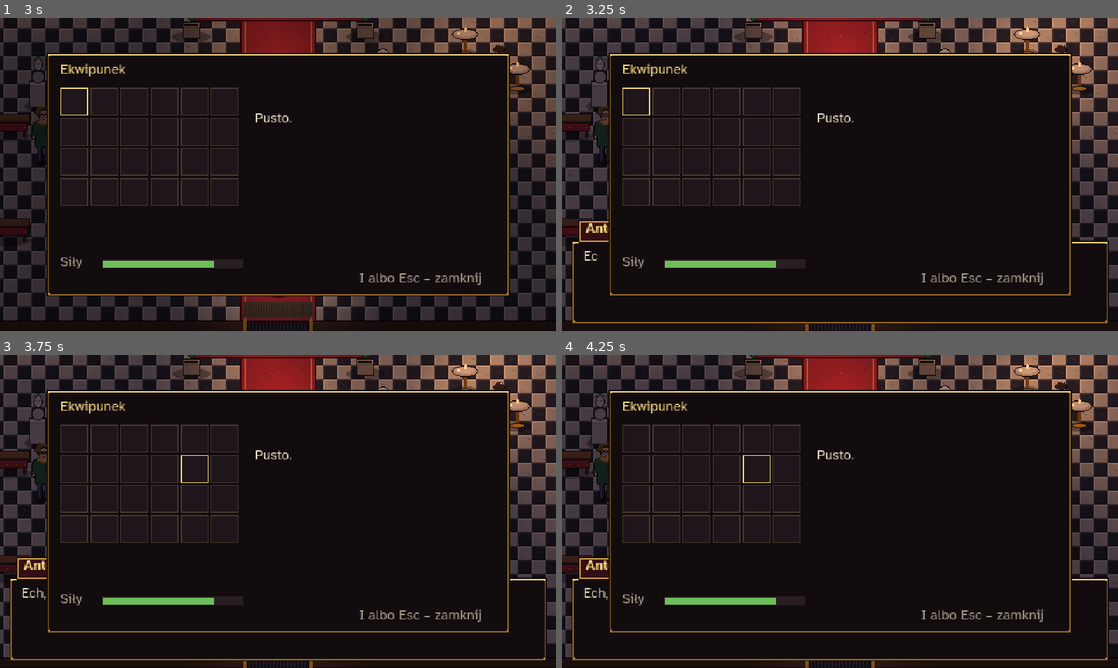
Above: before the commit, frames 1-4 (two rows, left to right).
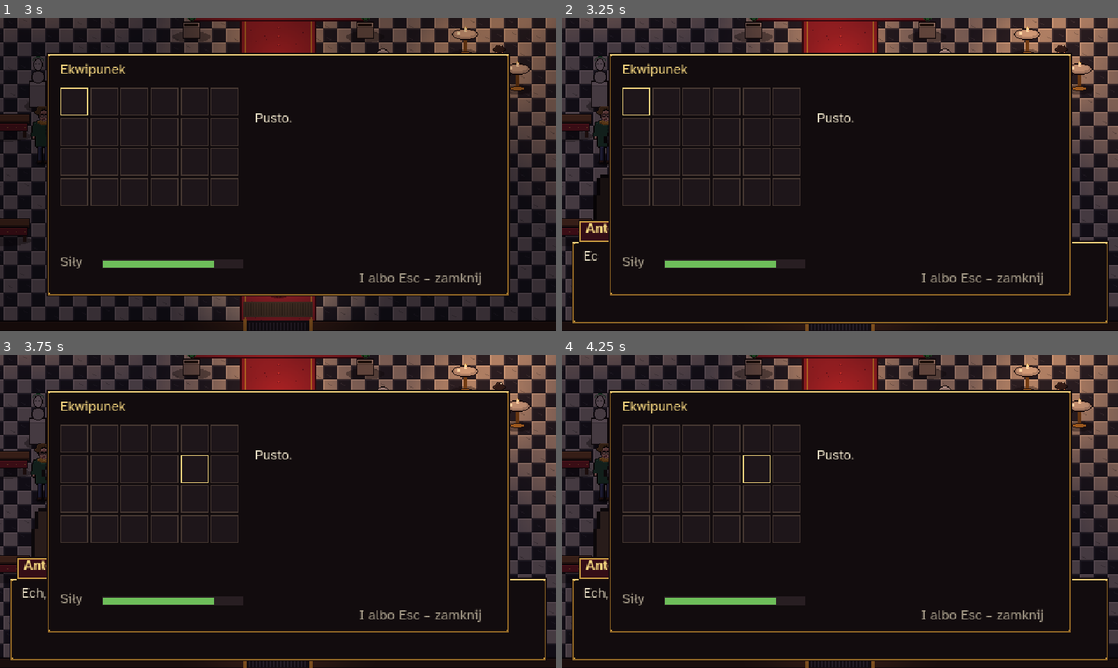
Above: after the commit, the same moments.

Repository: Jonaszq/Antrakt
Game: Godot game, scene res://sceny/scena1/scena1.tscn
The game is run twice, just before and just after one commit, with the same random seed, the same clock (stepped at 60 frames per second) and the same inputs. This scene is started directly instead of the project's main scene.
Inputs (mouse positions are in pixels of both pictures, inside the frame that each line leads up to):
- Up to frame 1 (3 s): tap Enter at 0.5, 1.35 s; move the mouse to (250, 237) at 0.52 s; hold W 0.53-2.03 s; tap E at 0.6 s; click (250, 237) at 0.67 s; tap Space at 0.77, 1.25, 1.52 s; move the mouse to (444, 221) at 1.27 s; move the mouse to (111, 127) at 2.02 s; hold A from 2.03 s (still down); tap Keypad Enter at 2.1 s; move the mouse to (305, 174) at 2.77 s; tap I at 2.85 s; click (305, 174) at 2.92 s
- Up to frame 2 (3.25 s): keep holding A; tap Space at 3.02 s
- Up to frame 3 (3.75 s): move the mouse to (194, 433) at 3.52 s; release A at 3.53 s; hold S from 3.53 s (still down); tap Tab at 3.6 s
- Up to frame 4 (4.25 s): keep holding S; tap Space at 3.77 s

Frame 1 is identical in both runs. In frame 2, 0.2% of the frame differs, in the area x 5-9%, y 37-65%; in frame 3, 0.2%, in the area x 5-9%, y 36-65%; in frame 4, 0.2%.

Commit message:
Popiersia postaci nad ramką dialogu: Antoni po lewej, rozmówca po prawej
Co-Authored-By: Claude Opus 5.5 (1M context) <noreply@anthropic.com>
Claude-Session: https://claude.ai/code/session_014oWZkKYyLXK48JVtFv94ZU

Diff:
--- a/ui/dialog.gd
+++ b/ui/dialog.gd
@@ -8,6 +8,10 @@
 ##     add_child(dialog)
 ##     await dialog.pokaz([["Ania", "Adrian, odezwij się."], ["Antoni", "Hm."]])
 ## Pusty mówca ("") to narracja bez ramki z imieniem.
+##
+## Nad ramką stoją popiersia jak w Ruined Kingu: Antoni po lewej, rozmówca po prawej.
+## Kto mówi, ten jest jasny i lekko wysunięty, drugi przyciemniony. Gdy w rozmowie
+## jest kilku rozmówców (np. Lis i Wolski), prawe popiersie zmienia się na mówiącego.
 
 signal skonczony
 
@@ -21,6 +25,17 @@
 	"Zenon": ["m", 0.78], "Starszy pan": ["m", 0.8], "Elegancka pani": ["k", 0.98], "Student": ["m", 1.14],
 }
 const CO_ILE_LITER := 3
+
+## Mówca -> folder postaci w postacie/. Popiersie to górna część pierwszej klatki
+## arkusza powiększona 3 razy. Jeśli w folderze jest portret.png, gra bierze go zamiast.
+const PORTRETY := {
+	"Antoni": "antoni", "Ania": "ania", "Wolski": "wolski", "Lis": "bogdan", "Bogdan": "bogdan",
+	"Marta": "marta", "Irena": "irena", "Halina": "halina", "Zenon": "zenon",
+	"Starszy pan": "gosc_pan", "Elegancka pani": "gosc_pani", "Student": "gosc_student",
+}
+const POPIERSIE := Rect2(0, 0, 40, 38)  # wycinek klatki: głowa i ramiona
+const POWIEKSZENIE := 3.0
+const CIEN := Color(0.38, 0.36, 0.44)  # kolor popiersia, które milczy
 
 ## Większe od zera: kwestie przechodzą same po tylu sekundach (w filmikach).
 var auto := 0.0
@@ -39,12 +54,18 @@
 var _glos: AudioStreamPlayer
 var _glosy := {}
 var _ostatnia_litera := 0
+var _lewy: TextureRect
+var _prawy: TextureRect
+var _portrety_wlaczone := false
 
 
 func _ready() -> void:
 	layer = 20
 	scale = Gra.SKALA_UI
 	process_mode = Node.PROCESS_MODE_ALWAYS
+	# popiersia dodane przed ramką, więc ramka zasłania ich dół
+	_lewy = _nowy_portret()
+	_prawy = _nowy_portret()
 	_okno = _ramka(preload("res://ui/ramka.png"), 6, Rect2(8, 192, 464, 72))
 	_tekst = Label.new()
 	_tekst.position = Vector2(10, 5)
@@ -77,6 +98,47 @@
 	visible = false
 
 
+func _nowy_portret() -> TextureRect:
+	var t := TextureRect.new()
+	t.visible = false
+	add_child(t)
+	return t
+
+
+func _tekstura_portretu(kto: String) -> Texture2D:
+	if not PORTRETY.has(kto):
+		return null
+	var folder: String = PORTRETY[kto]
+	var wlasny := "res://postacie/%s/portret.png" % folder
+	if ResourceLoader.exists(wlasny):
+		return load(wlasny)
+	var klatka := AtlasTexture.new()
+	klatka.atlas = load("res://postacie/%s/%s_arkusz.png" % [folder, folder])
+	klatka.region = POPIERSIE
+	return klatka
+
+
+## Ustawia teksturę popiersia i wylicza, gdzie stoi (dół chowa się za ramką).
+func _ustaw_portret(t: TextureRect, tekstura: Texture2D, z_prawej: bool) -> void:
+	t.texture = tekstura
+	t.visible = tekstura != null
+	if not tekstura:
+		return
+	var powiekszenie := POWIEKSZENIE if tekstura is AtlasTexture else 1.0
+	t.scale = Vector2.ONE * powiekszenie
+	var wym := tekstura.get_size() * powiekszenie
+	t.position = Vector2(468 - wym.x if z_prawej else 12, _okno.position.y - wym.y + 4)
+	t.set_meta("y", t.position.y)
+
+
+func _podswietl(t: TextureRect, mowi: bool) -> void:
+	if not t.visible:
+		return
+	var tw := create_tween().set_parallel()
+	tw.tween_property(t, "modulate", Color.WHITE if mowi else CIEN, 0.15)
+	tw.tween_property(t, "position:y", t.get_meta("y") - (4.0 if mowi else 0.0), 0.15)
+
+
 func _ramka(tekstura: Texture2D, margines: int, prost: Rect2) -> NinePatchRect:
 	var r := NinePatchRect.new()
 	r.texture = tekstura
@@ -96,6 +158,20 @@
 	_numer = 0
 	_okno.position.y = 22 if u_gory else 192
 	_imie_tlo.position.y = _okno.position.y - 18
+	# popiersia tylko przy okienku na dole (w filmiku ramka jest u góry)
+	_portrety_wlaczone = not u_gory
+	var antoni_mowi := false
+	var rozmowca := ""
+	for k in kwestie:
+		if k[0] == "Antoni":
+			antoni_mowi = true
+		elif rozmowca == "" and PORTRETY.has(k[0]):
+			rozmowca = k[0]
+	_ustaw_portret(_lewy, _tekstura_portretu("Antoni") if antoni_mowi and _portrety_wlaczone else null, false)
+	_ustaw_portret(_prawy, _tekstura_portretu(rozmowca) if _portrety_wlaczone else null, true)
+	_prawy.set_meta("kto", rozmowca)
+	for t in [_lewy, _prawy]:
+		t.modulate = CIEN
 	visible = true
 	_ustaw()
 	await skonczony
@@ -113,6 +189,15 @@
 	_imie_tlo.visible = kto != ""
 	_imie.text = kto
 	_imie_tlo.size.x = _imie.get_minimum_size().x + 12
+	# imię po stronie mówiącego: Antoni po lewej, reszta po prawej
+	var z_prawej := kto != "Antoni" and _prawy.visible
+	_imie_tlo.position.x = 466 - _imie_tlo.size.x if z_prawej else 14
+	if _portrety_wlaczone and kto != "Antoni" and PORTRETY.has(kto) and _prawy.get_meta("kto") != kto:
+		_ustaw_portret(_prawy, _tekstura_portretu(kto), true)  # inny rozmówca wchodzi
+		_prawy.set_meta("kto", kto)
+		_prawy.modulate = CIEN
+	_podswietl(_lewy, kto == "Antoni")
+	_podswietl(_prawy, kto != "Antoni" and kto == _prawy.get_meta("kto"))
 	_ostatnia_litera = -CO_ILE_LITER
 	var glos: Array = GLOSY.get(kto, ["k" if kto.ends_with("a") else "m", 1.0])
 	_glos.stream = _glosy[glos[0]]
Not shown, changed: README.md
